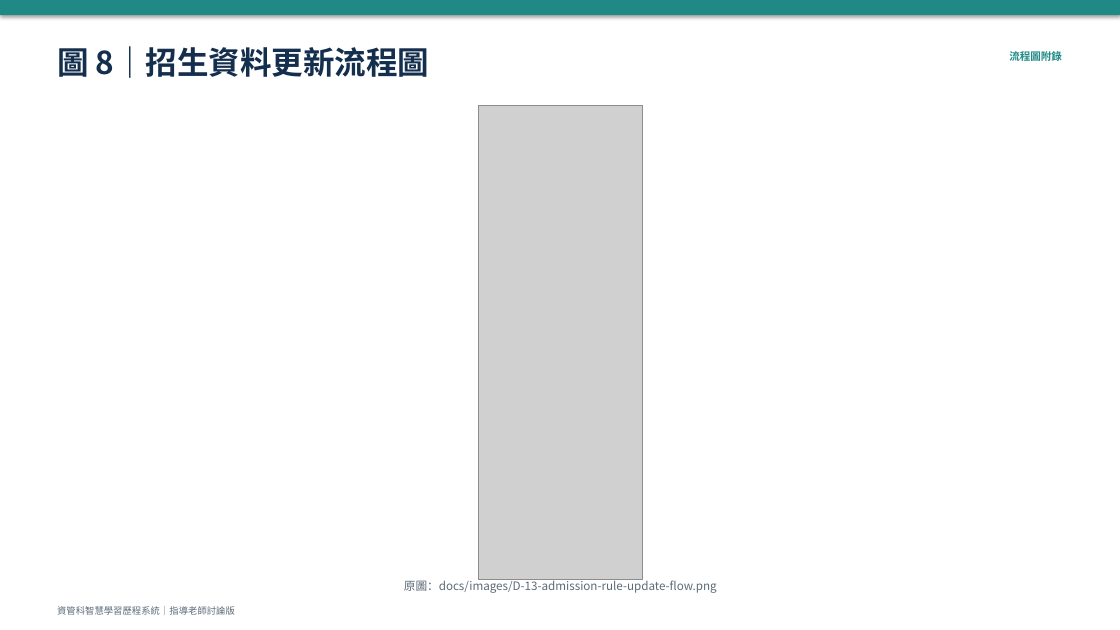
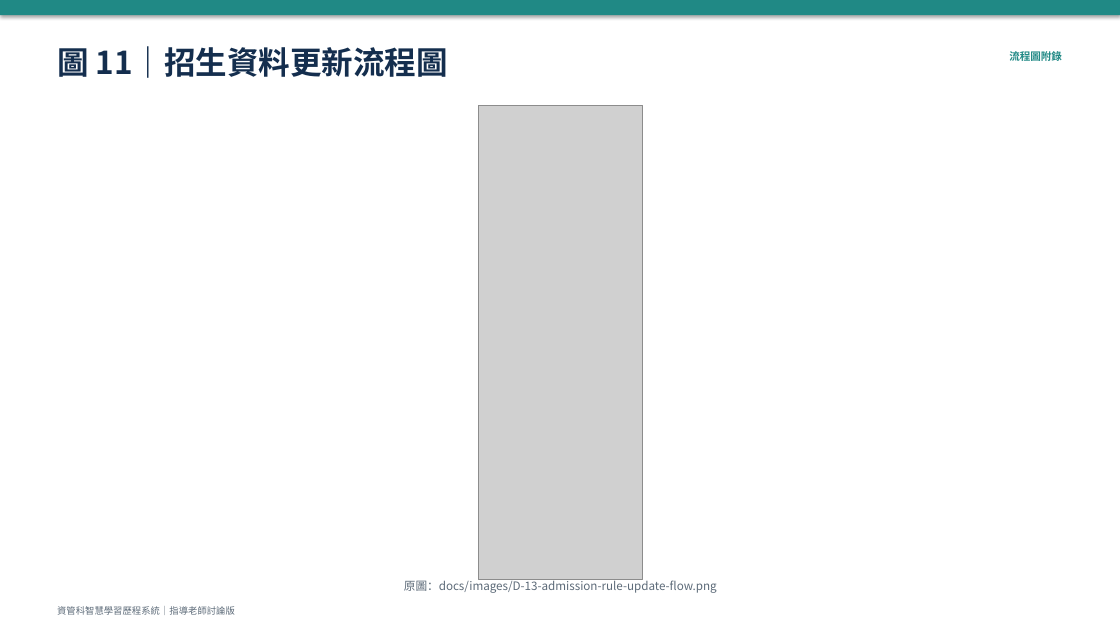
Before and after one commit to vujhdcusa/1028, a slide deck: slide 12 of docs/08_簡報/AI_流程圖彙整_2026-10-10.pptx (slide 9 before the commit). Drawn at 1120x630 pixels with LibreOffice and Linux fonts; fonts in the diff are those of the drawing; grey boxes stand for pictures. Boxes give left, top, right and bottom in pixels: in the first picture for what was removed or moved away, otherwise in the second. Text is boxed around its words. In the diff, an @@ line names an element or a change of style, - is before the commit and + after.

```diff
--- a/docs/08_簡報/AI_流程圖彙整_2026-10-10.pptx
+++ b/docs/08_簡報/AI_流程圖彙整_2026-10-10.pptx
@@ text at bbox=[57, 42, 448, 83]: text changed @@
-圖 8｜招生資料更新流程圖
+圖 11｜招生資料更新流程圖
```
Also in this commit, not shown: 17 other slides changed, 4 slides added, 56 other files.
